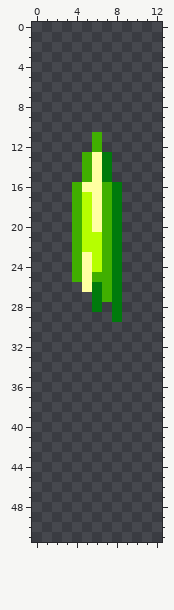
Two versions of one pixel-art sprite, items/active/weapons/melee/broadsword/ss_acidiridiumgreatswordfullbright.png. The picture above was drawn from the file before the commit.
The file is 13x52 pixels.
The result:
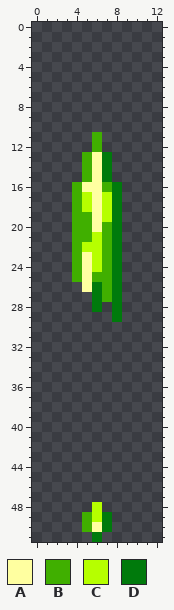
Palette (. is transparent): A #ffffa0  B #40af00  C #b6ff00  D #007a0c
Edits made:
The edit adds colour A in row 50 at x 6.
The edit adds colour B in rows 49 to 50 at x 5.
Colour C gives way to colour B in rows 19 to 21 at x 5.
The edit adds colour C in rows 48 to 49 at x 6.
Colour B gives way to colour C in rows 17 to 19 at x 7.
The edit adds colour D in rows 49 to 50 at x 7; in row 51 at x 6.
Boxes around the changes in both pictures, in picture pixels (x1, y1, x2, y2):
changed: (82, 192, 112, 242)
added: (82, 502, 112, 542)
